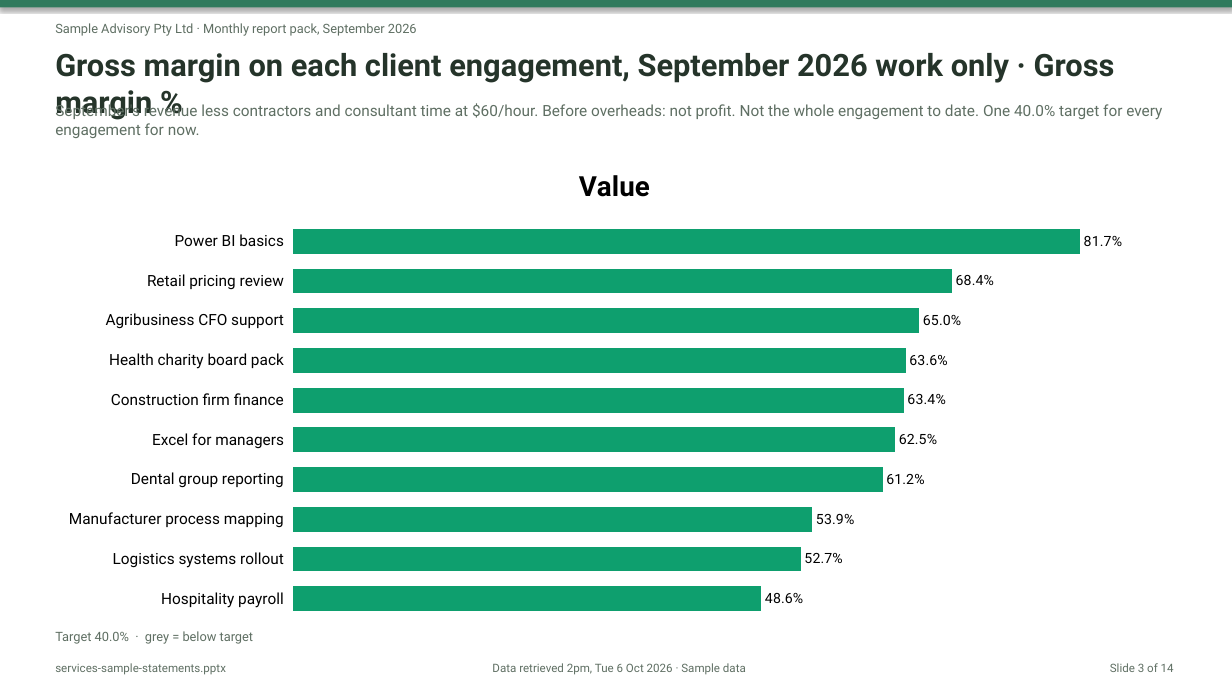
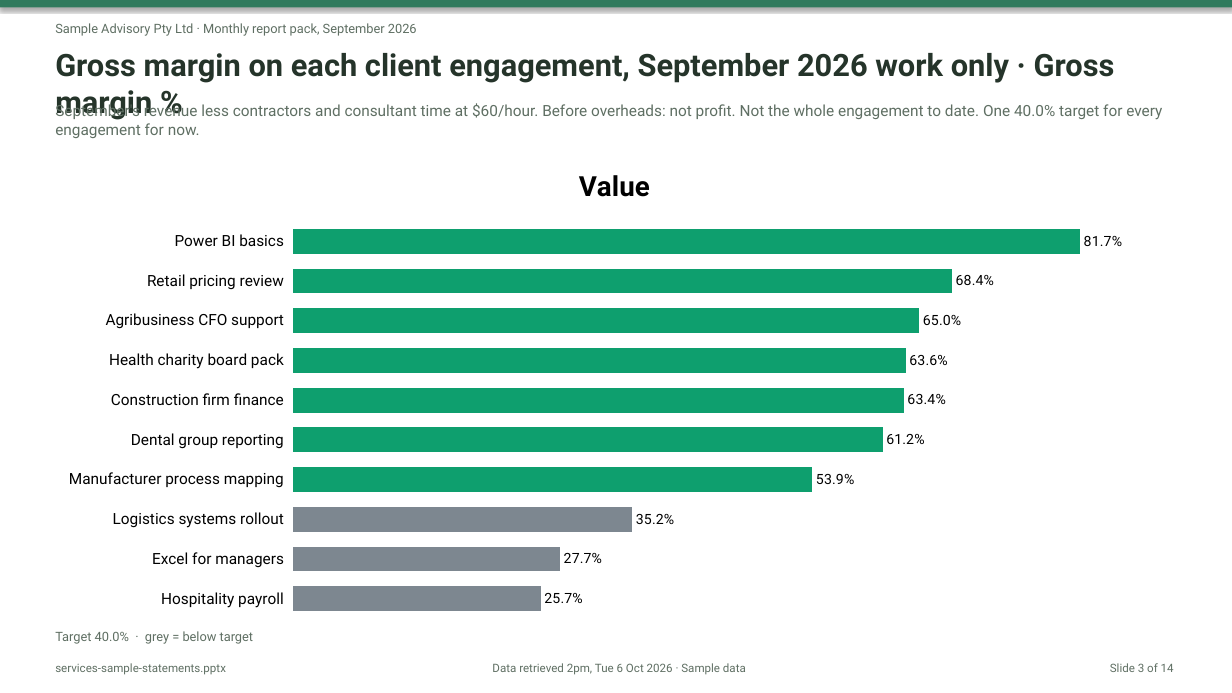
Before and after one commit to nnbooth/3sheets, a slide deck: slide 3 of media/exports/services-sample-statements.pptx. Drawn at 1232x693 pixels with LibreOffice and Linux fonts; fonts in the diff are those of the drawing. Boxes give left, top, right and bottom in pixels: in the first picture for what was removed or moved away, otherwise in the second. Text is boxed around its words. In the diff, an @@ line names an element or a change of style, - is before the commit and + after.

```diff
--- a/media/exports/services-sample-statements.pptx
+++ b/media/exports/services-sample-statements.pptx
@@ bar chart at (x1=46, y1=148, x2=1183, y2=628) @@
-categories: Hospitality payroll, Logistics systems rollout, Manufacturer process mapping, Dental group reporting, Excel for managers, Construction firm finance, Health charity board pack, Agribusiness CFO support, Retail pricing review, Power BI basics
+categories: Hospitality payroll, Excel for managers, Logistics systems rollout, Manufacturer process mapping, Dental group reporting, Construction firm finance, Health charity board pack, Agribusiness CFO support, Retail pricing review, Power BI basics
-Value: 48.6, 52.7, 53.9, 61.2, 62.5, 63.4, 63.6, 65, 68.4, 81.7
+Value: 25.7, 27.7, 35.2, 53.9, 61.2, 63.4, 63.6, 65, 68.4, 81.7
@@ colours of single points changed @@
```
Also in this commit, not shown: 9 other slides changed, 44 other files.
